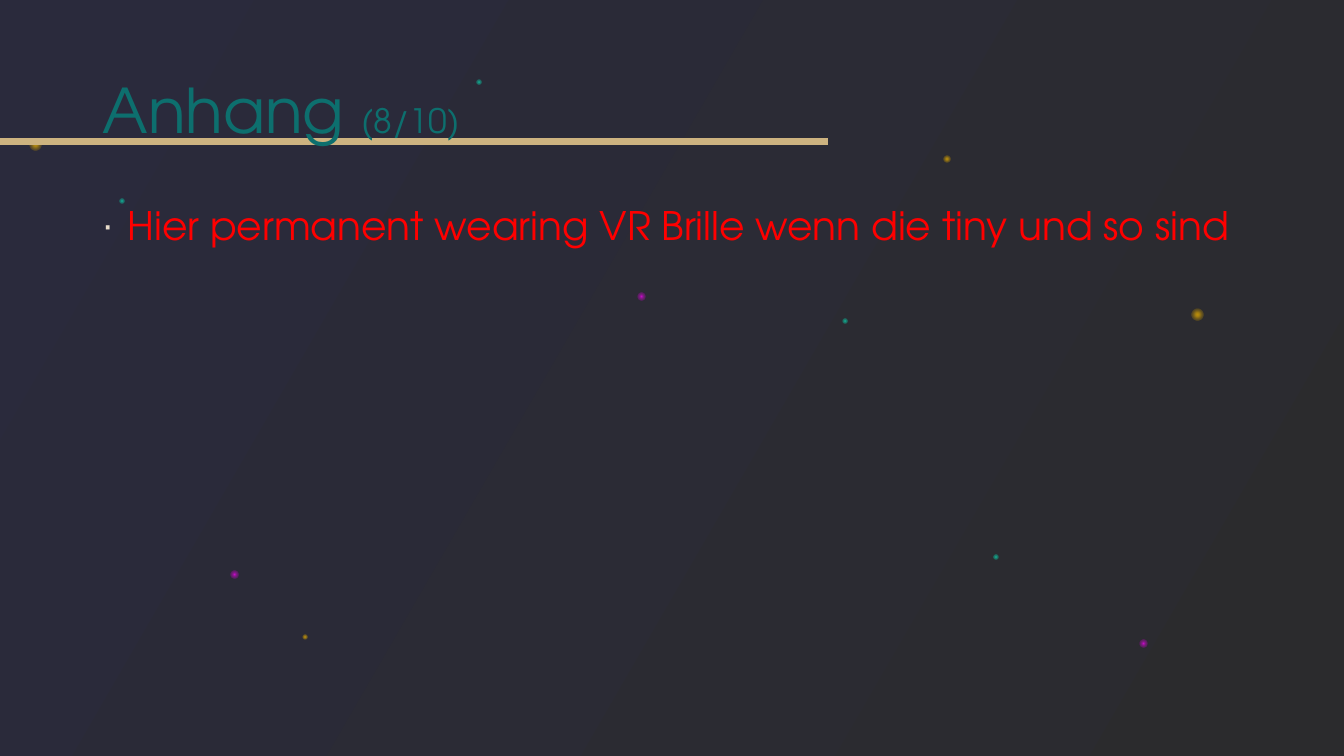
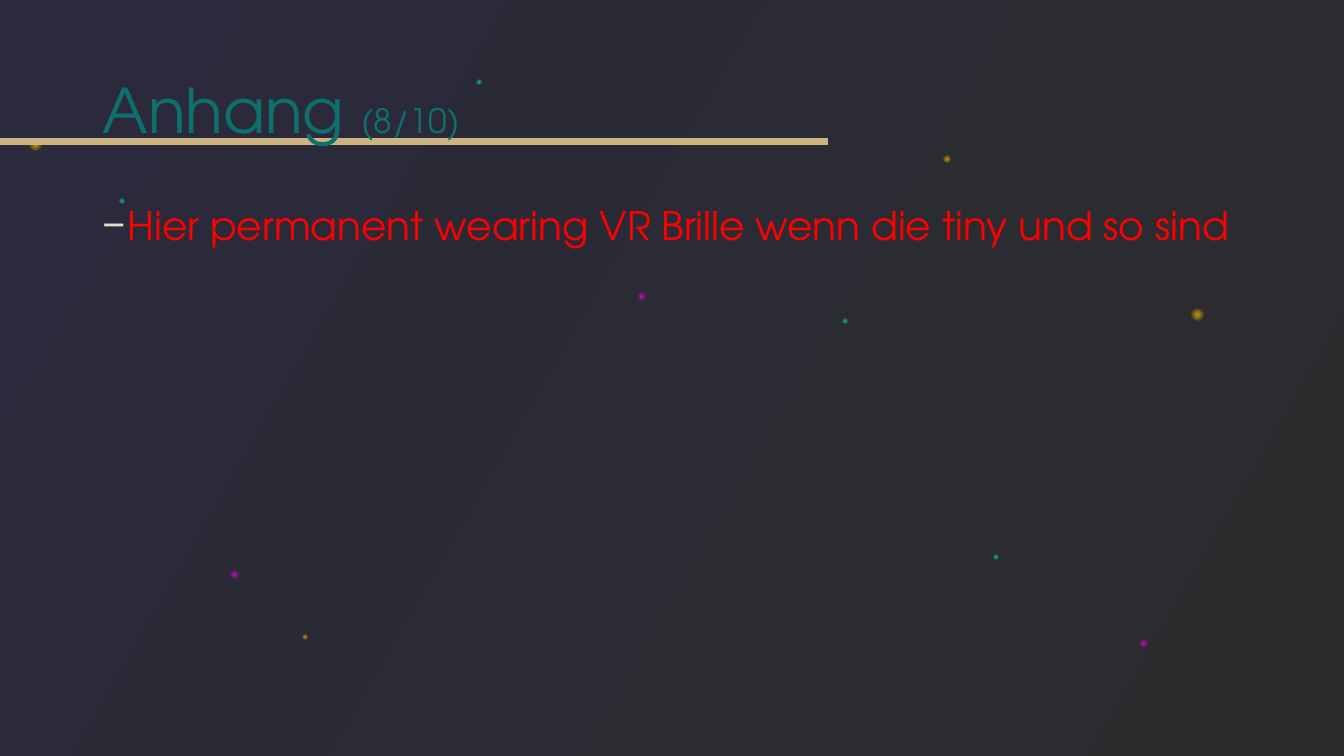
Before and after one commit to tlahmann/mci-af, a slide deck: slide 35 of presentation/Resync Studie.pptx. Drawn at 1344x756 pixels with LibreOffice and Linux fonts; fonts in the diff are those of the drawing. Boxes give left, top, right and bottom in pixels: in the first picture for what was removed or moved away, otherwise in the second. Text is boxed around its words. In the diff, an @@ line names an element or a change of style, - is before the commit and + after.

```diff
--- a/presentation/Resync Studie.pptx
+++ b/presentation/Resync Studie.pptx
@@ text "Hier permanent wearing VR Brille ..." at <box>128,211,1229,249</box>: bullet ∙ to − @@
```
Also in this commit, not shown: 15 other slides changed, 5 slides added, 4 slides removed.
